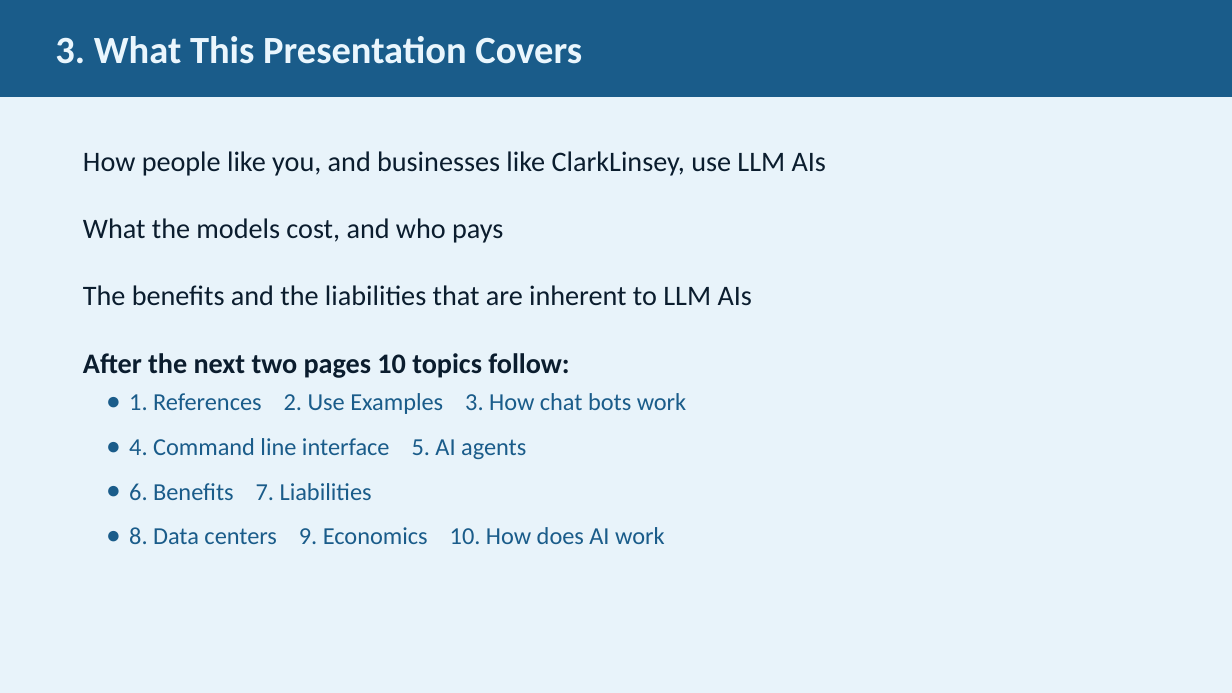
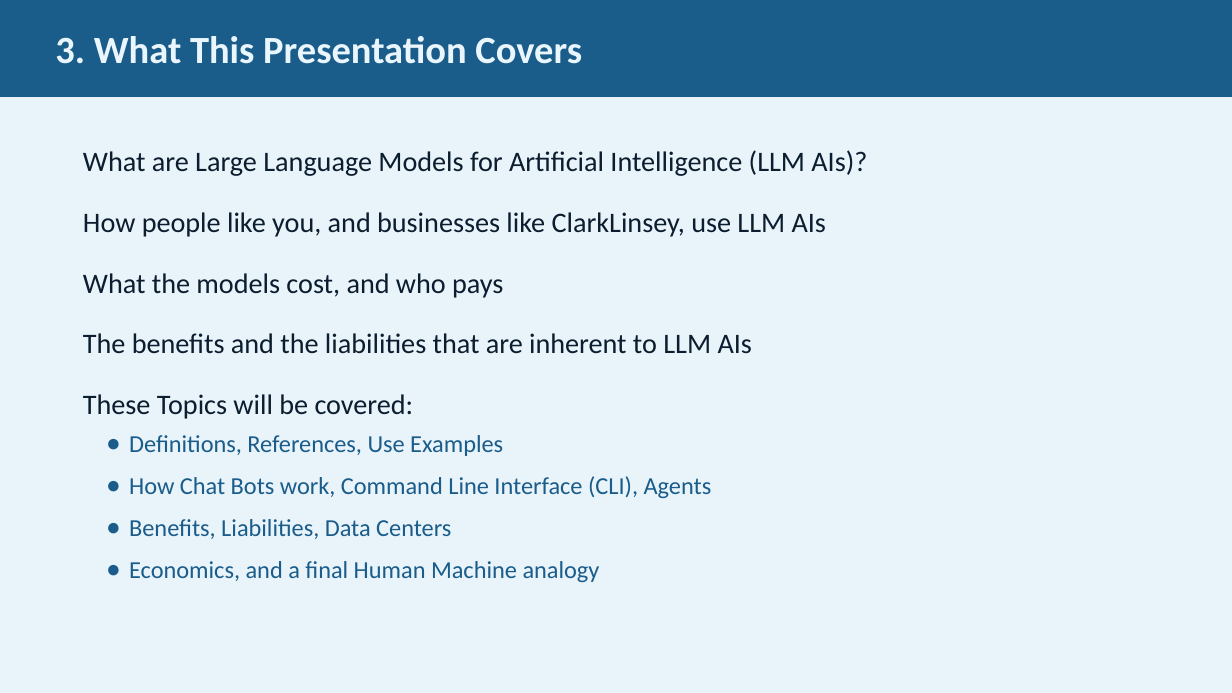
Before and after one commit to JimFawcett/NewSite, a slide deck: slide 3 of AI Presentation 2026/AI_Presentation.pptx. Drawn at 1232x693 pixels with LibreOffice and Linux fonts; fonts in the diff are those of the drawing. Boxes give left, top, right and bottom in pixels: in the first picture for what was removed or moved away, otherwise in the second. Text is boxed around its words. In the diff, an @@ line names an element or a change of style, - is before the commit and + after.

```diff
--- a/AI Presentation 2026/AI_Presentation.pptx
+++ b/AI Presentation 2026/AI_Presentation.pptx
@@ text at (83,150,867,176): paragraph added @@
+What are Large Language Models for Artificial Intelligence (LLM AIs)?
@@ text at (83,212,826,354): less space between paragraphs @@
@@ text at (83,394,712,582): text changed @@
-After the next two pages 10 topics follow:
-  ● 1. References 2. Use Examples 3. How chat bots work
-  ● 4. Command line interface 5. AI agents
-  ● 6. Benefits 7. Liabilities
-  ● 8. Data centers 9. Economics 10. How does AI work
+These Topics will be covered:
+  ● Definitions, References, Use Examples
+  ● How Chat Bots work, Command Line Interface (CLI), Agents
+  ● Benefits, Liabilities, Data Centers
+  ● Economics, and a final Human Machine analogy
```
Also in this commit, not shown: 6 other slides changed, 5 other files.
